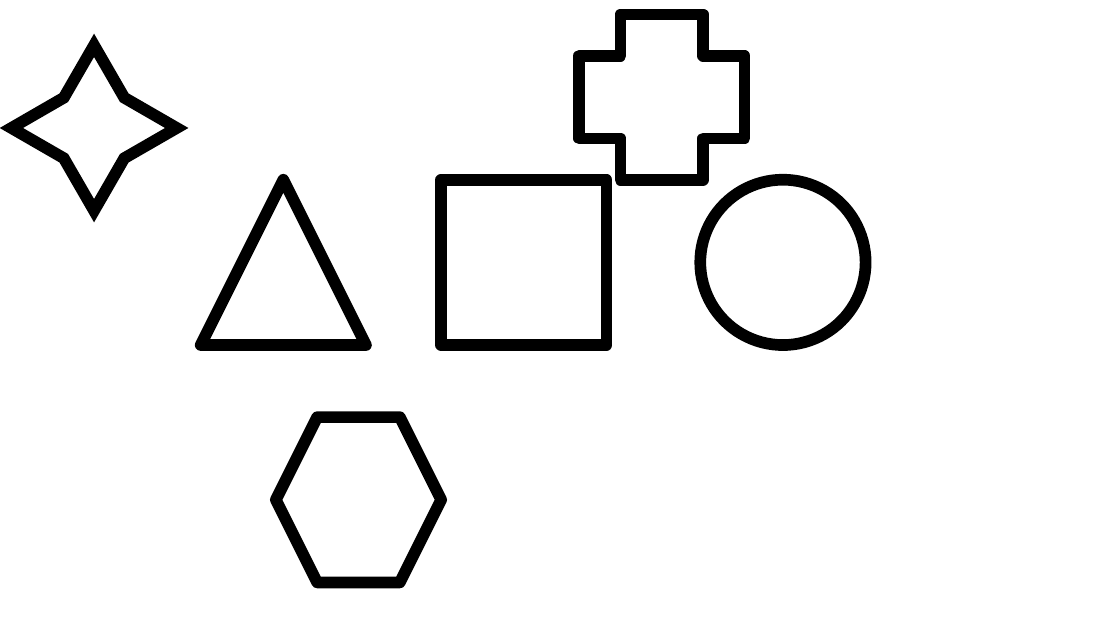
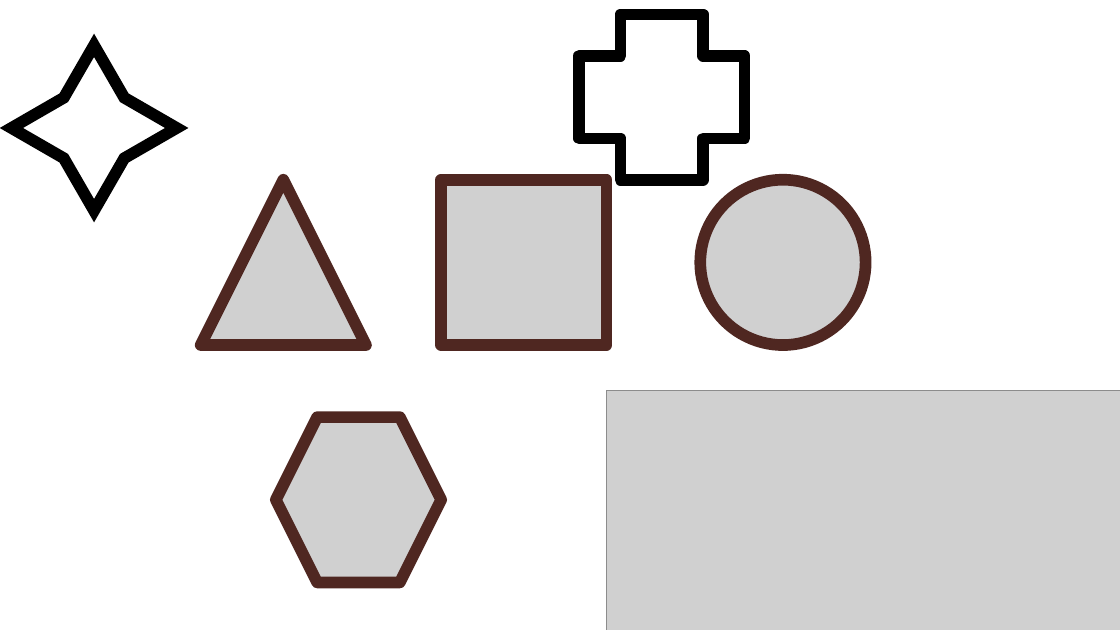
Before and after one commit to mtaubert/rhythm, a slide deck: slide 1 of Assets/Shapes/Shapes.pptx. Drawn at 1120x630 pixels with LibreOffice and Linux fonts; fonts in the diff are those of the drawing; grey boxes stand for pictures. Boxes give left, top, right and bottom in pixels: in the first picture for what was removed or moved away, otherwise in the second. Text is boxed around its words. In the diff, an @@ line names an element or a change of style, - is before the commit and + after.

```diff
--- a/Assets/Shapes/Shapes.pptx
+++ b/Assets/Shapes/Shapes.pptx
@@ triangle removed at bbox=[201, 180, 366, 345] @@
@@ picture added at bbox=[201, 180, 366, 345] @@
@@ rectangle removed at bbox=[441, 180, 607, 345] @@
@@ picture added at bbox=[441, 180, 607, 345] @@
@@ ellipse removed at bbox=[701, 180, 866, 345] @@
@@ picture added at bbox=[701, 180, 866, 345] @@
@@ hexagon removed at bbox=[276, 418, 441, 583] @@
@@ picture added at bbox=[276, 418, 441, 583] @@
@@ picture added at bbox=[607, 391, 1120, 630] @@
```
Also in this commit, not shown: 2 slides added, 1 slide removed, 37 other files.
